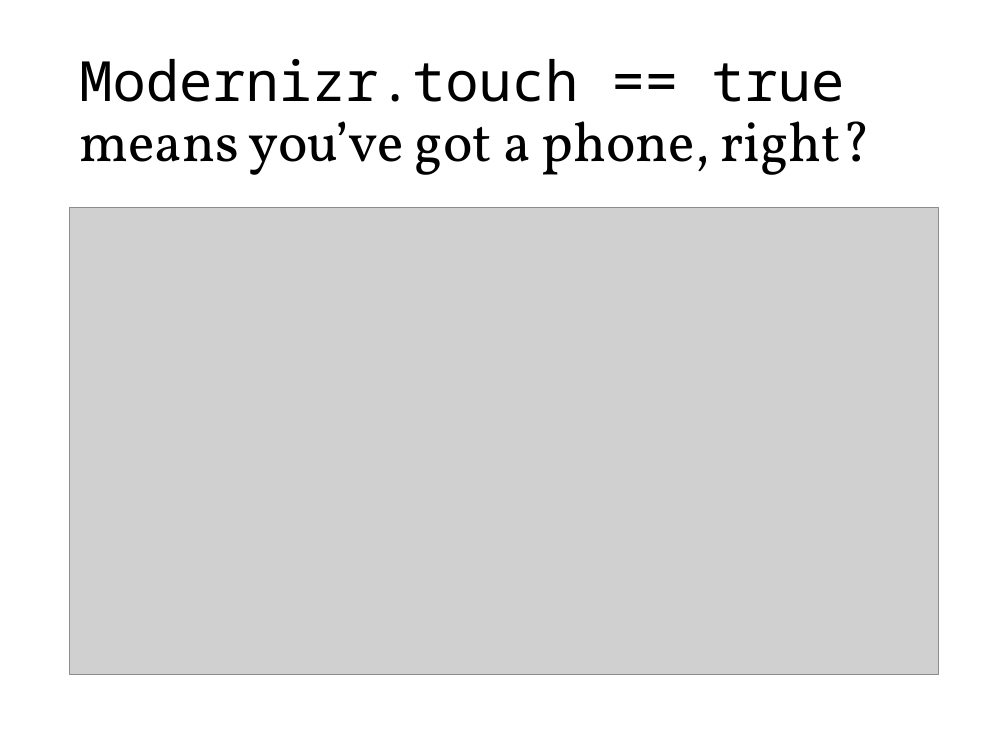
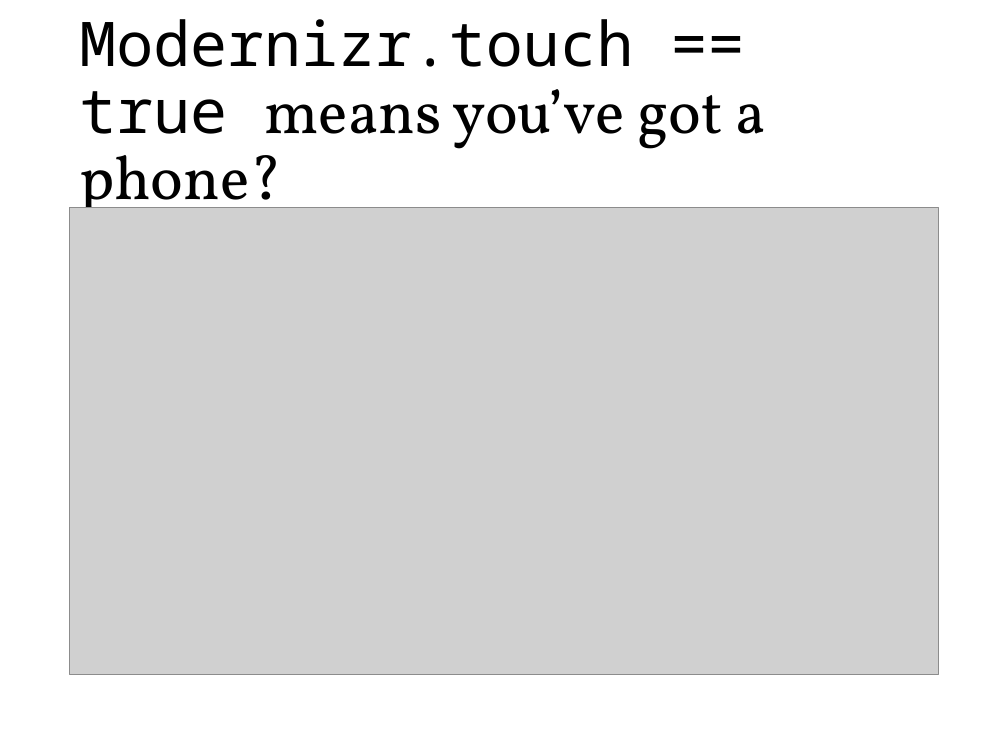
Before and after one commit to roblarsen/rob-larsen-presentations, a slide deck: slide 13 of wild-world-web.pptx. Drawn at 1008x756 pixels with LibreOffice and Linux fonts; fonts in the diff are those of the drawing; grey boxes stand for pictures; background and template pictures are left out. Boxes give left, top, right and bottom in pixels: in the first picture for what was removed or moved away, otherwise in the second. Text is boxed around its words. In the diff, an @@ line names an element or a change of style, - is before the commit and + after.

Commit message:
i can touch this no more.

```diff
--- a/wild-world-web.pptx
+++ b/wild-world-web.pptx
@@ title at (79, 19, 766, 227): text changed; size 39.6 to 44 pt; font Vollkorn to Noto Sans Mono @@
-Modernizr.touch == true means you’ve got a phone, right?
+Modernizr.touch == true means you’ve got a phone?
```
Also in this commit, not shown: 24 other slides changed, 2 slides added, 2 slides removed.
